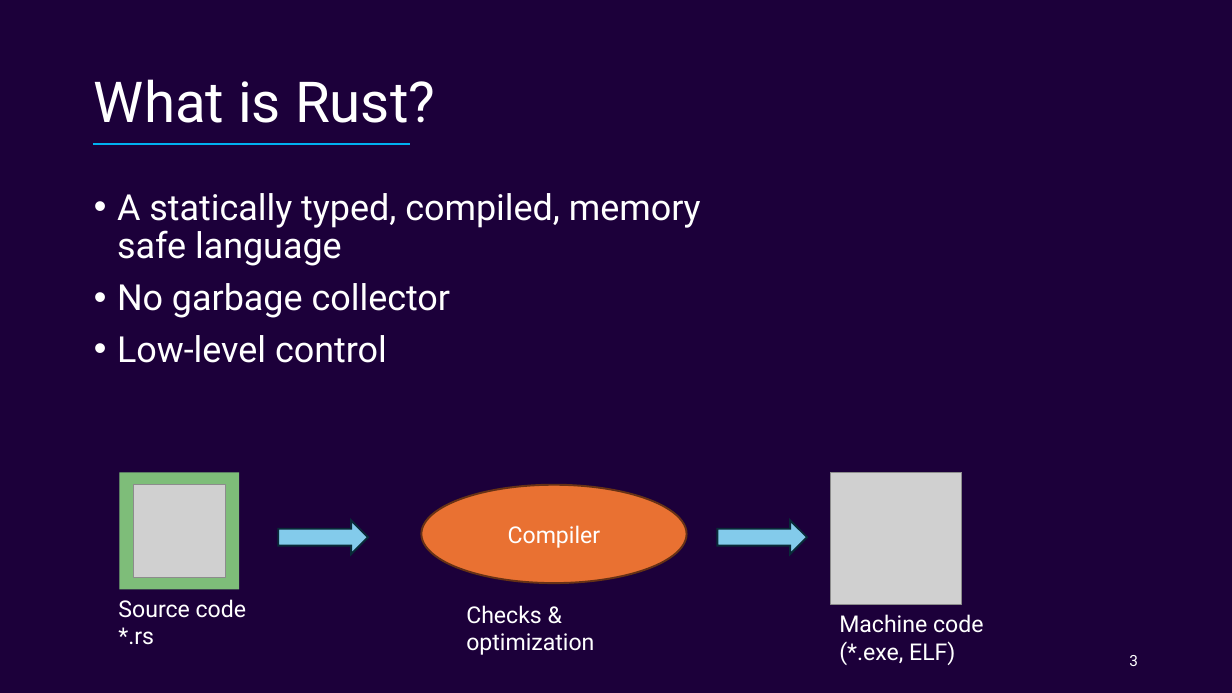
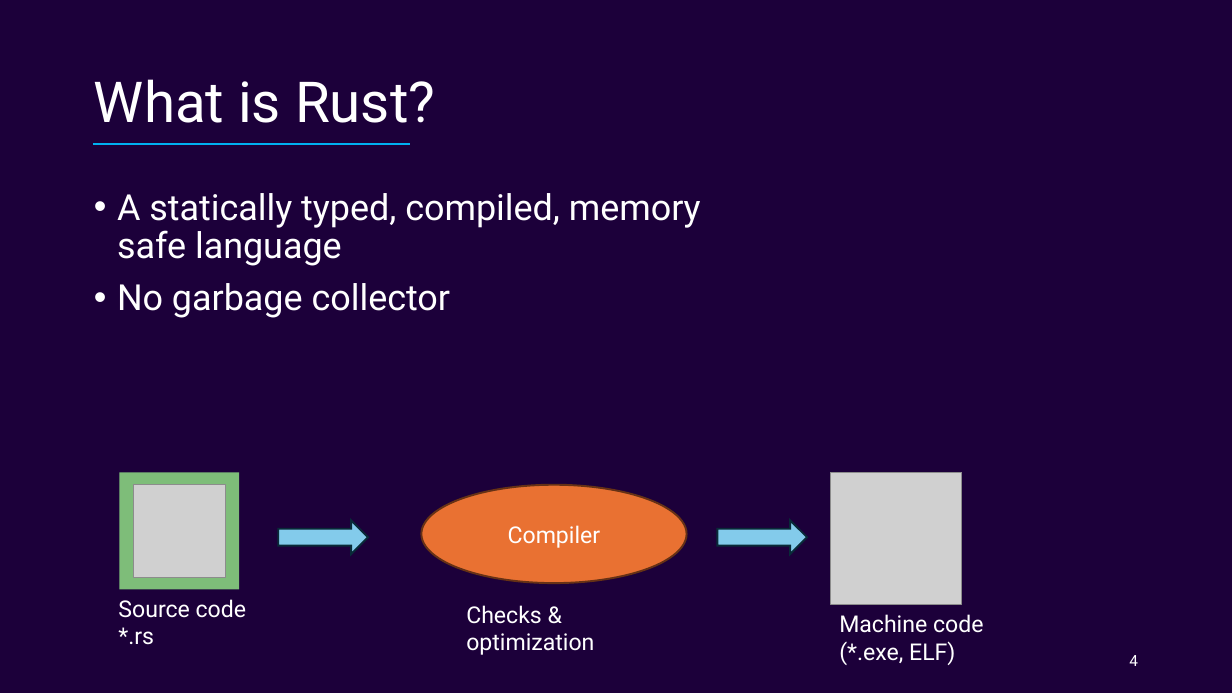
Before and after one commit to Ordina-Group/pythoneers-rust-workshop, a slide deck: slide 4 of Rust.pptx (slide 3 before the commit). Drawn at 1232x693 pixels with LibreOffice and Linux fonts; fonts in the diff are those of the drawing; grey boxes stand for pictures. Boxes give left, top, right and bottom in pixels: in the first picture for what was removed or moved away, otherwise in the second. Text is boxed around its words. In the diff, an @@ line names an element or a change of style, - is before the commit and + after.

```diff
--- a/Rust.pptx
+++ b/Rust.pptx
@@ text at <box>117,335,387,363</box>: paragraph removed @@
-• Low-level control
@@ page number at <box>1129,655,1138,666</box>: text changed @@
-3
+4
```
Also in this commit, not shown: 7 other slides changed, 1 slide added.
